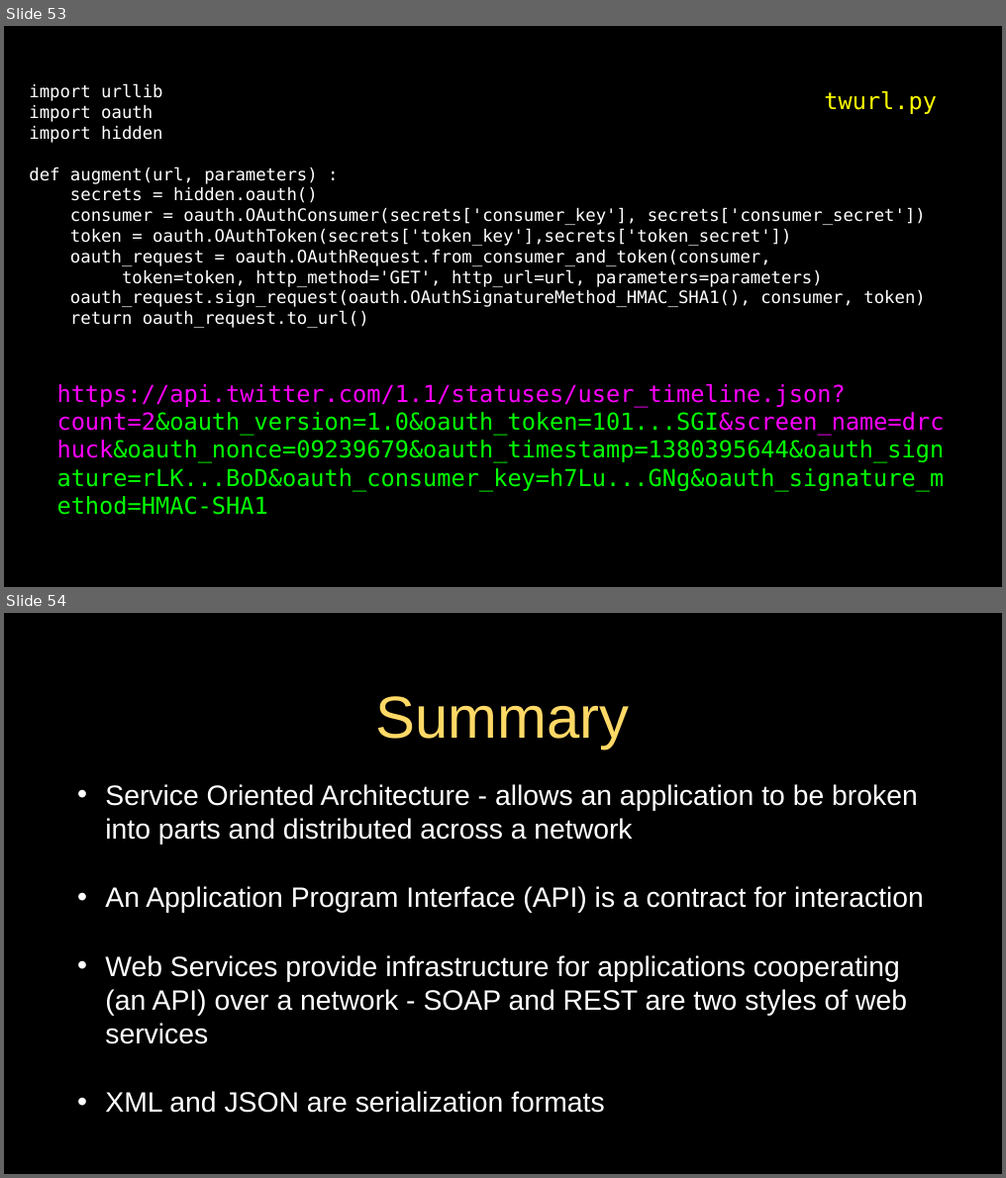
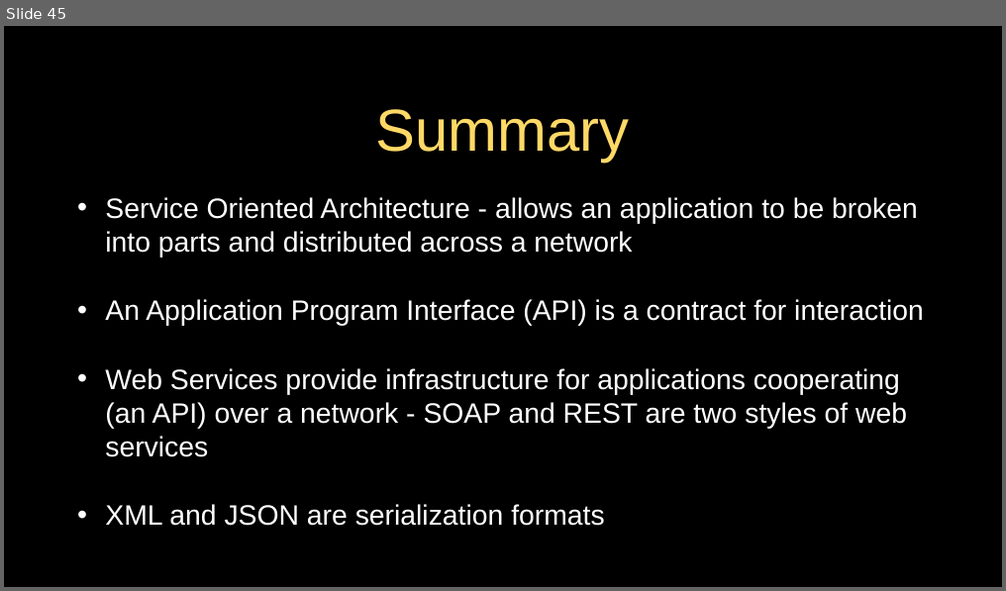
Before and after one commit to csev/py4e, a slide deck: lectures3/Pythonlearn-13-WebServices.pptx. Shown one above the other, each under a label of ours: slides 53 and 54 before the commit, slide 45 after it. The pictures are 1006x1178 and 1006x591 pixels, drawn with LibreOffice and Linux fonts; fonts in the diff are those of the drawing. Boxes give left, top, right and bottom in pixels: in the first picture for what was removed or moved away, otherwise in the second. Text is boxed around its words. In the diff, an @@ line names an element or a change of style, - is before the commit and + after.

```diff
--- a/lectures3/Pythonlearn-13-WebServices.pptx
+++ b/lectures3/Pythonlearn-13-WebServices.pptx
@@ slide 53 removed at [4,26,1002,587], background #000000; not listed: 1 template element that a slide beside it also shows @@
@@ text removed at [29,84,926,328] @@
-import urllib
-import oauth
-import hidden
-def augment(url, parameters) :
-secrets = hidden.oauth()
-consumer = oauth.OAuthConsumer(secrets['consumer_key'], secrets['consumer_secret'])
-token = oauth.OAuthToken(secrets['token_key'],secrets['token_secret'])
-oauth_request = oauth.OAuthRequest.from_consumer_and_token(consumer,
-token=token, http_method='GET', http_url=url, parameters=parameters)
-oauth_request.sign_request(oauth.OAuthSignatureMethod_HMAC_SHA1(), consumer, token)
-return oauth_request.to_url()
@@ text removed at [824,91,937,114] @@
-twurl.py
@@ text removed at [57,384,944,515] @@
-https://api.twitter.com/1.1/statuses/user_timeline.json?count=2&oauth_version=1.0&oauth_token=101...SGI&screen_name=drchuck&oauth_nonce=09239679&oauth_timestamp=1380395644&oauth_signature=rLK...BoD&oauth_consumer_key=h7Lu...GNg&oauth_signature_method=HMAC-SHA1
@@ what was slide 54 is now slide 45 @@
```
Also in this commit, not shown: 6 slides changed, 8 other slides removed, 1 other file.
